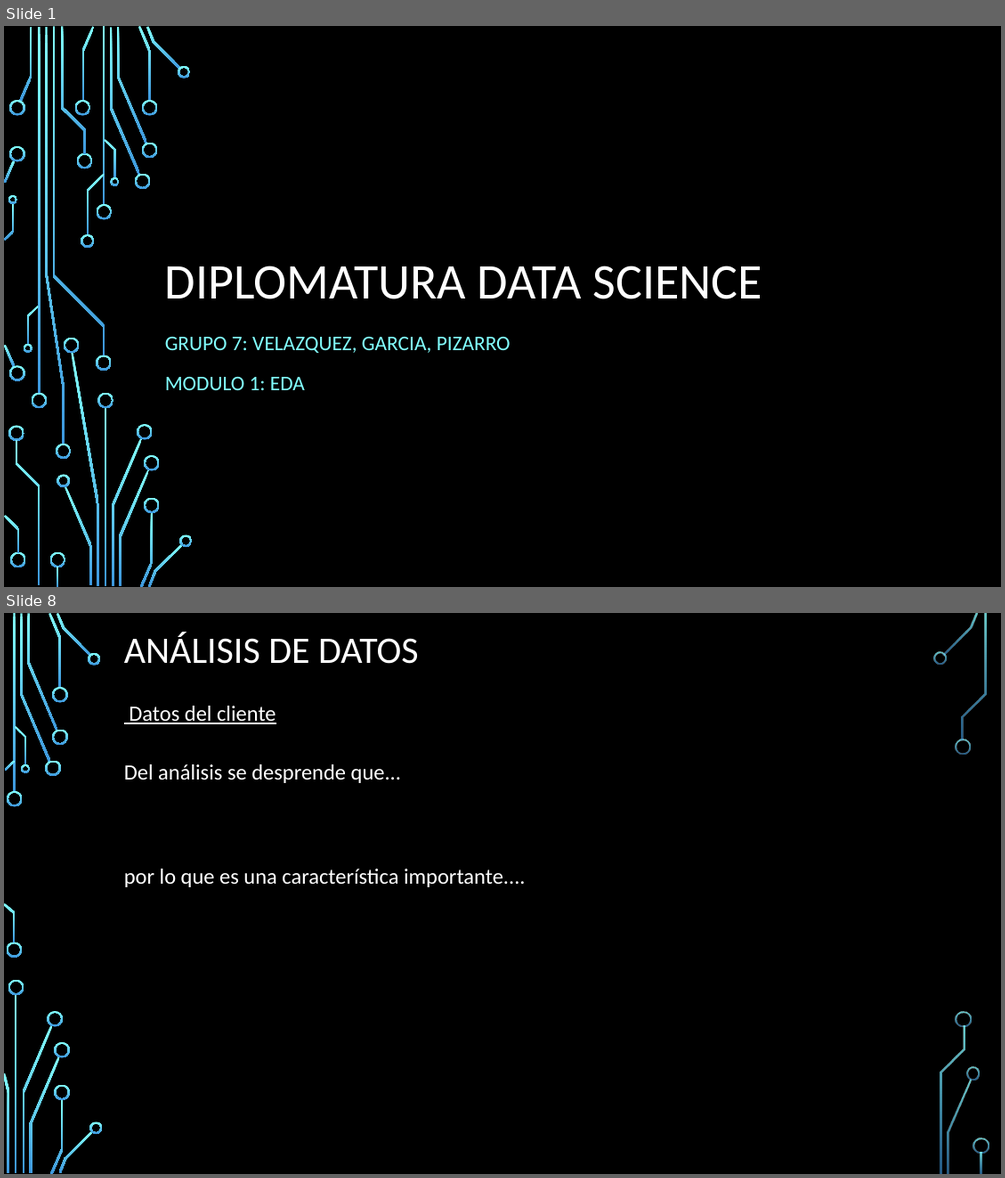
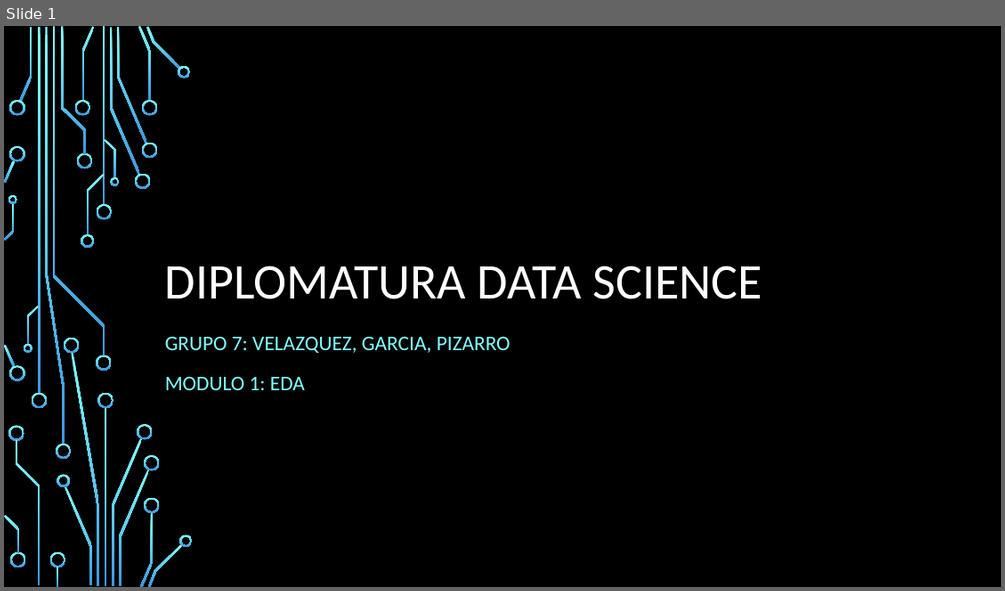
Before and after one commit to maurigarcia88/DiploDataScienceG7, a slide deck: Diplomatura data science.pptx. Shown one above the other, each under a label of ours: slides 1 and 8 before the commit, slide 1 after it; the slides between them are not shown. The pictures are 1005x1178 and 1005x591 pixels, drawn with LibreOffice and Linux fonts; fonts in the diff are those of the drawing; background and template pictures are left out. Boxes give left, top, right and bottom in pixels: in the first picture for what was removed or moved away, otherwise in the second. Text is boxed around its words. In the diff, an @@ line names an element or a change of style, - is before the commit and + after.

```diff
--- a/Diplomatura data science.pptx
+++ b/Diplomatura data science.pptx
@@ slide 8 removed at (4,613,1001,1174), background picture (left out) @@
@@ title removed at (124,632,419,664) @@
-ANÁLISIS DE DATOS
@@ text removed at (129,706,276,724) @@
-Datos del cliente
@@ text removed at (124,764,526,887) @@
-Del análisis se desprende que...
-por lo que es una característica importante....
@@ group removed at (4,613,989,1174): 33 freeform shapes, 3 rectangles @@
```
Also in this commit, not shown: 6 slides changed, 4 other slides removed.
